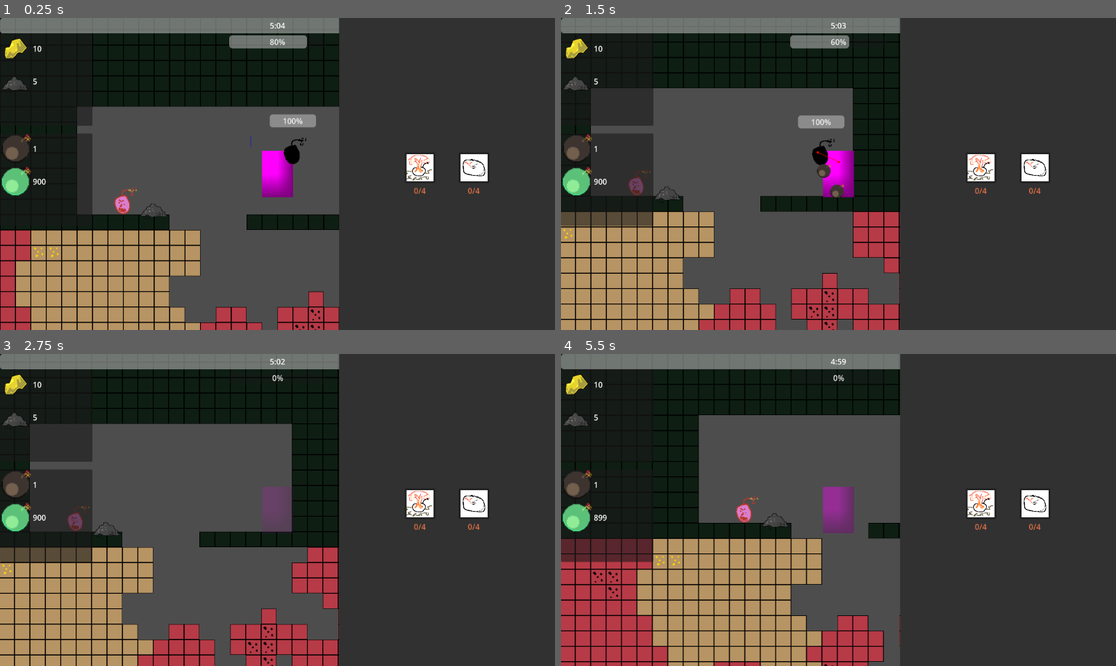
Above: before the commit, frames 1-4 (two rows, left to right).
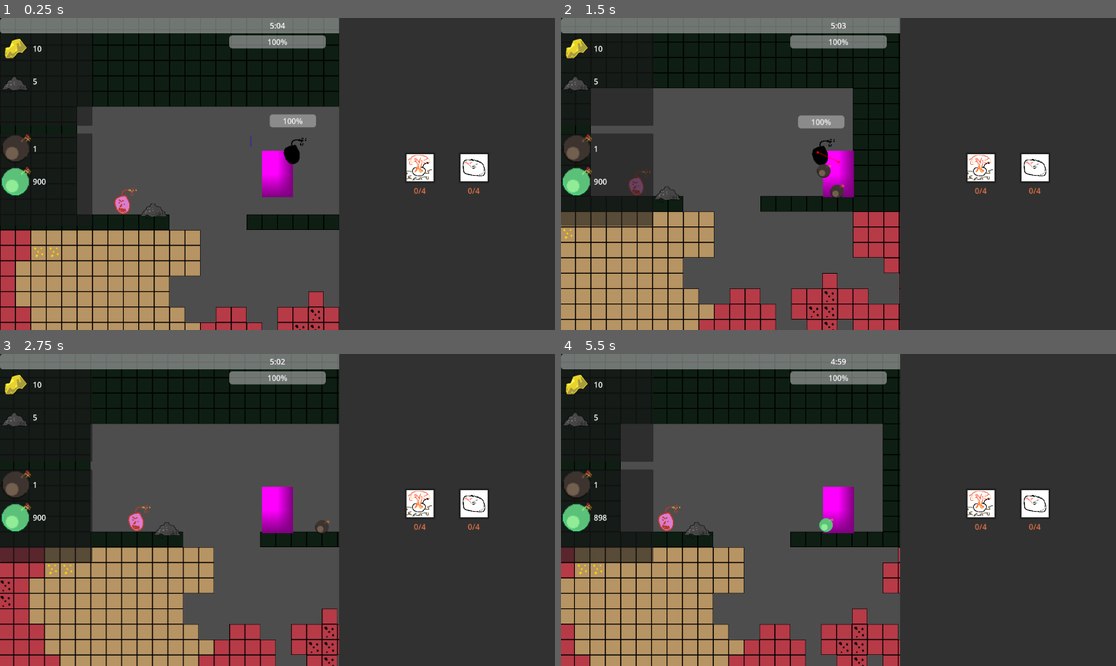
Above: after the commit, the same moments.

Repository: DevFTB/LD57
Game: Godot game, scene res://game.tscn
Two runs of this game, one before a commit and one after it. Both use one fixed random seed, a clock stepped at 60 frames per second and the inputs below.
Inputs (mouse positions are in pixels of both pictures, inside the frame that each line leads up to):
- Up to frame 1 (0.25 s): no input
- Up to frame 2 (1.5 s): move the mouse to (960, 158) at 0.52 s; hold D (move_right) from 0.53 s (still down); tap E (interact) at 0.6 s; tap W (jump) at 0.77 s; click (960, 158) at 0.8 s; move the mouse to (727, 189) at 1.27 s; click (727, 189) at 1.35 s
- Up to frame 3 (2.75 s): tap W (jump) at 1.52 s; tap E (interact) at 1.55, 2.1 s; move the mouse to (333, 441) at 2.02 s; release D (move_right) at 2.03 s; hold A (move_left) from 2.03 s (still down); click (333, 441) at 2.3 s
- Up to frame 4 (5.5 s): move the mouse to (810, 572) at 2.77 s; release A (move_left) at 2.78 s; hold D (move_right) 2.78-4.28 s; tap 1 (select_bomb_1) at 2.85 s; tap W (jump) at 3.02, 3.77, 4.52 s; tap E (interact) at 3.05, 4.55 s; move the mouse to (1005, 556) at 3.52 s; hold 2 (select_bomb_2) 3.53-4.28 s; click (1005, 556) at 3.8 s; move the mouse to (672, 463) at 4.27 s; hold A (move_left) 4.28-5.03 s; tap 3 (select_bomb_3) at 4.35 s; move the mouse to (866, 510) at 5.02 s; hold D (move_right) from 5.03 s (still down); click (866, 510) at 5.1 s

The runs differ from the first frame. In frame 1, 0.2% of the frame differs, in the area x 48-59%, y 5-10%; in frame 2, 0.3%; in frame 3, 20%; in frame 4, 26%, in the area x 0-62%, y 4-100%.

Commit message:
dynamic music system based on depth

Diff:
--- a/entities/player/player.gd
+++ b/entities/player/player.gd
@@ -56,10 +56,10 @@
 	super._physics_process(delta)
 	current_depth = calculate_depth(global_position.y)
 
-	if Input.is_action_just_pressed("interact"):
-		interacted.emit()
 
 	if not health_component.is_dead:
+		if Input.is_action_just_pressed("interact"):
+			interacted.emit()
 		if Input.is_action_just_pressed("interact"):
 			interacted.emit()
 
@@ -131,8 +131,8 @@
 
 #calculates depth based on spawn position
 func calculate_depth(current_y):
-	#spawn_position.y
-	var depth = current_y / 32 * 0.5
+
+	var depth = (current_y - spawn_location.y) / 32 * 0.5
 	if depth != current_depth:
 		depth_changed.emit(depth)
 	return depth
--- a/entities/player/player.tscn
+++ b/entities/player/player.tscn
@@ -99,6 +99,7 @@
 [node name="Player" type="CharacterBody2D"]
 collision_layer = 2
 script = ExtResource("1_merdl")
+throw_cooldown = 0.1
 throw_force_curve = SubResource("Curve_qiwj3")
 throw_strength_curve = SubResource("Curve_26q78")
 maximum_throw_hold_time = 5.0
@@ -125,6 +126,7 @@
 one_shot = true
 
 [node name="HealthComponent" parent="." instance=ExtResource("5_fkugw")]
+is_invulnerable = true
 
 [node name="HurtboxComponent" parent="." node_paths=PackedStringArray("health_component") instance=ExtResource("6_8fjmc")]
 collision_layer = 2
--- a/game.tscn
+++ b/game.tscn
@@ -19,9 +19,10 @@
 [ext_resource type="PackedScene" uid="uid://df3b6w0eshfhw" path="res://ui/upgrade/upgrade_button.tscn" id="9_215e1"]
 [ext_resource type="Script" uid="uid://1x04lpb258os" path="res://world/detectors/player_detector_area_2d.gd" id="9_rvswv"]
 [ext_resource type="PackedScene" uid="uid://bkh5wheo7tg4h" path="res://entities/item/item_entity.tscn" id="11_hb5m1"]
-[ext_resource type="Script" path="res://systems/depth_label.gd" id="12_e36ub"]
+[ext_resource type="Script" uid="uid://b37gaxh31ri3k" path="res://systems/depth_label.gd" id="12_e36ub"]
 [ext_resource type="PackedScene" uid="uid://787nmru65xmp" path="res://ui/health/health_bar.tscn" id="14_215e1"]
 [ext_resource type="Script" uid="uid://b3r1glubcsdwt" path="res://ui/upgrade/upgrade_gui.gd" id="14_e8heu"]
+[ext_resource type="PackedScene" uid="uid://dfb6tk3jaqp55" path="res://systems/music_sfx/music.tscn" id="23_qhcbd"]
 
 [sub_resource type="Curve" id="Curve_lc2xo"]
 _limits = [0.0, 1000.0, 0.0, 1.0]
@@ -209,6 +210,9 @@
 layout_mode = 2
 upgrade = ExtResource("3_e8heu")
 
+[node name="Music" parent="." instance=ExtResource("23_qhcbd")]
+
 [connection signal="depth_changed" from="World/Player" to="GUI/HUD/VBoxContainer/Depth" method="_on_player_depth_changed"]
+[connection signal="depth_changed" from="World/Player" to="Music" method="_on_player_depth_changed"]
 
 [editable path="World/Player"]
--- a/systems/depth_label.gd
+++ b/systems/depth_label.gd
@@ -2,4 +2,4 @@
 
 
 func _on_player_depth_changed(depth):
-	text = "Depth: " + str(snapped(depth,0.01))
+	text = "Depth: " + str(snapped(depth,0.01)) + "m"
--- a/systems/music_sfx/music.gd
+++ b/systems/music_sfx/music.gd
@@ -4,13 +4,45 @@
 @export var depth_for_track2 = 100
 @export var depth_for_track3 = 200
 
+var fading_tracks : Array = []
 
+func _ready():
+	for child in self.get_children():
+		child.play()
+		child.volume_db = -80.0
 
+## Called on depth change to fade in tracks
 func _on_player_depth_changed(depth):
 	if depth > depth_for_track1:
-		$Depth1.play()
-
+		fade_in($Depth1)
+	else:
+		fade_out($Depth1)
+	if depth > depth_for_track2:
+		fade_in($Depth2)
+	else:
+		fade_out($Depth2)
+	if depth > depth_for_track3:
+		fade_in($Depth3)
+	else:
+		fade_out($Depth3)
 	pass # Replace with function body.
 
-func fade_in(track):
+func fade_in(audio_player : AudioStreamPlayer):
+	if not fading_tracks.has(audio_player):
+		var tween : Tween = create_tween()
+		tween.tween_property(audio_player,"volume_db",0.0,8)
+		tween.set_ease(Tween.EASE_OUT)
+		fading_tracks.append(audio_player)
+		tween.finished.connect(_remove_from_fade_array)
+
+func fade_out(audio_player : AudioStreamPlayer):
+	if not fading_tracks.has(audio_player):
+		var tween : Tween = create_tween()
+		tween.tween_property(audio_player,"volume_db",-80,8)
+		tween.set_ease(Tween.EASE_OUT)
+		fading_tracks.append(audio_player)
+		tween.finished.connect(_remove_from_fade_array)
+
+func _remove_from_fade_array():
+	fading_tracks.remove_at(0)
 	pass
--- a/systems/music_sfx/music.tscn
+++ b/systems/music_sfx/music.tscn
@@ -7,15 +7,15 @@
 
 [node name="Music" type="Node2D"]
 script = ExtResource("1_y31cj")
+depth_for_track1 = 5
+depth_for_track2 = 20
+depth_for_track3 = 50
 
-[node name="Depth1" type="AudioStreamPlayer2D" parent="."]
+[node name="Depth1" type="AudioStreamPlayer" parent="."]
 stream = ExtResource("2_gubim")
-bus = &"Music"
 
-[node name="Depth2" type="AudioStreamPlayer2D" parent="."]
+[node name="Depth2" type="AudioStreamPlayer" parent="."]
 stream = ExtResource("3_qo2mo")
-bus = &"Music"
 
-[node name="Depth3" type="AudioStreamPlayer2D" parent="."]
+[node name="Depth3" type="AudioStreamPlayer" parent="."]
 stream = ExtResource("4_n06wh")
-bus = &"Music"
Not shown: 1 places in game.tscn that only renumber resources
